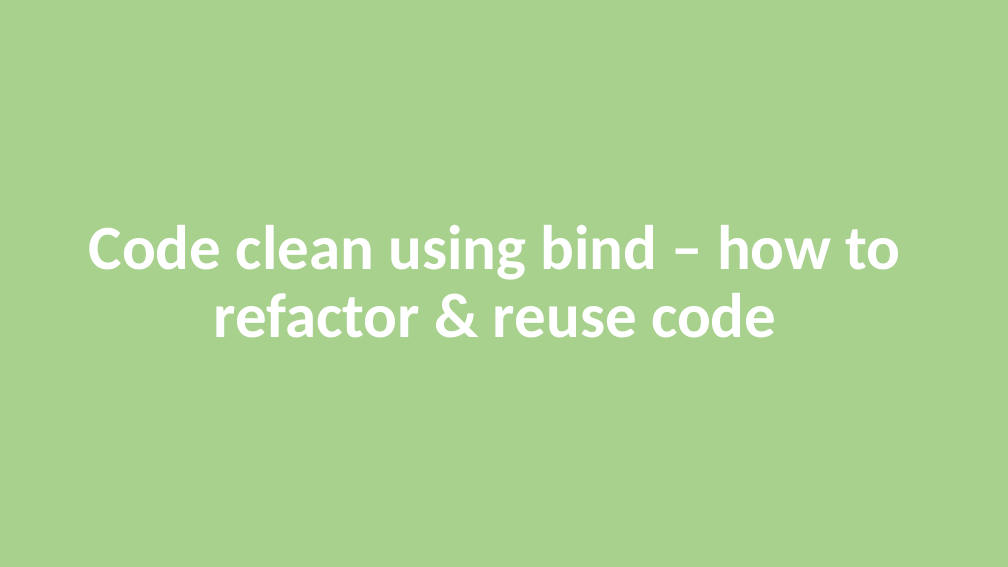
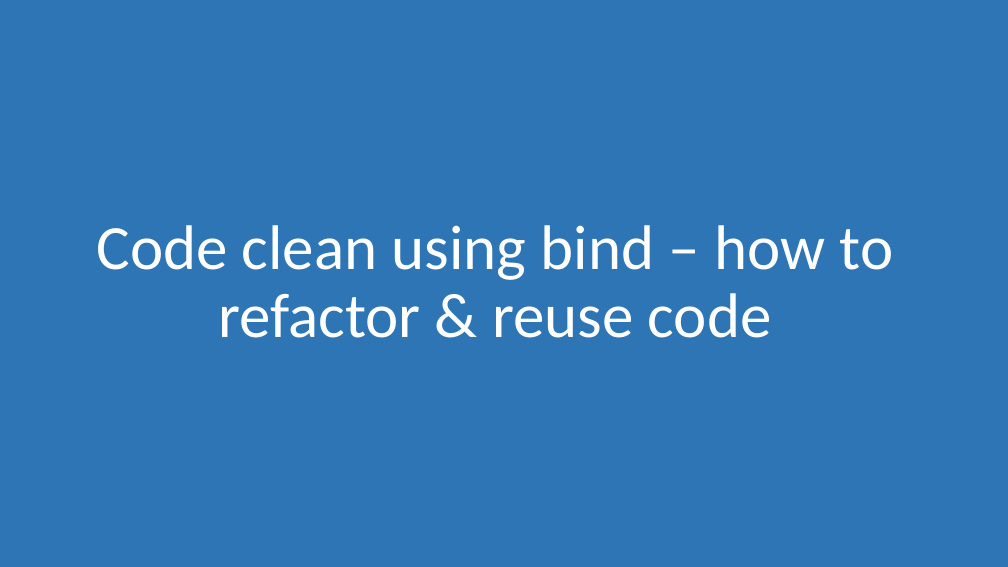
Before and after one commit to morkkis/PWD, a slide deck: slide 74 of presentations/Practical Web Dev.pptx (slide 66 before the commit). Drawn at 1008x567 pixels with LibreOffice and Linux fonts; fonts in the diff are those of the drawing. Boxes give left, top, right and bottom in pixels: in the first picture for what was removed or moved away, otherwise in the second. Text is boxed around its words. In the diff, an @@ line names an element or a change of style, - is before the commit and + after.

```diff
--- a/presentations/Practical Web Dev.pptx
+++ b/presentations/Practical Web Dev.pptx
@@ rectangle at (x1=0, y1=0, x2=1008, y2=567): fill #A9D18E to #2E75B6 @@
@@ title "Code clean using bind – ..." at (x1=96, y1=225, x2=894, y2=338): bold off @@
```
Also in this commit, not shown: 3 other slides changed, 1 slide added, 8 other files.
